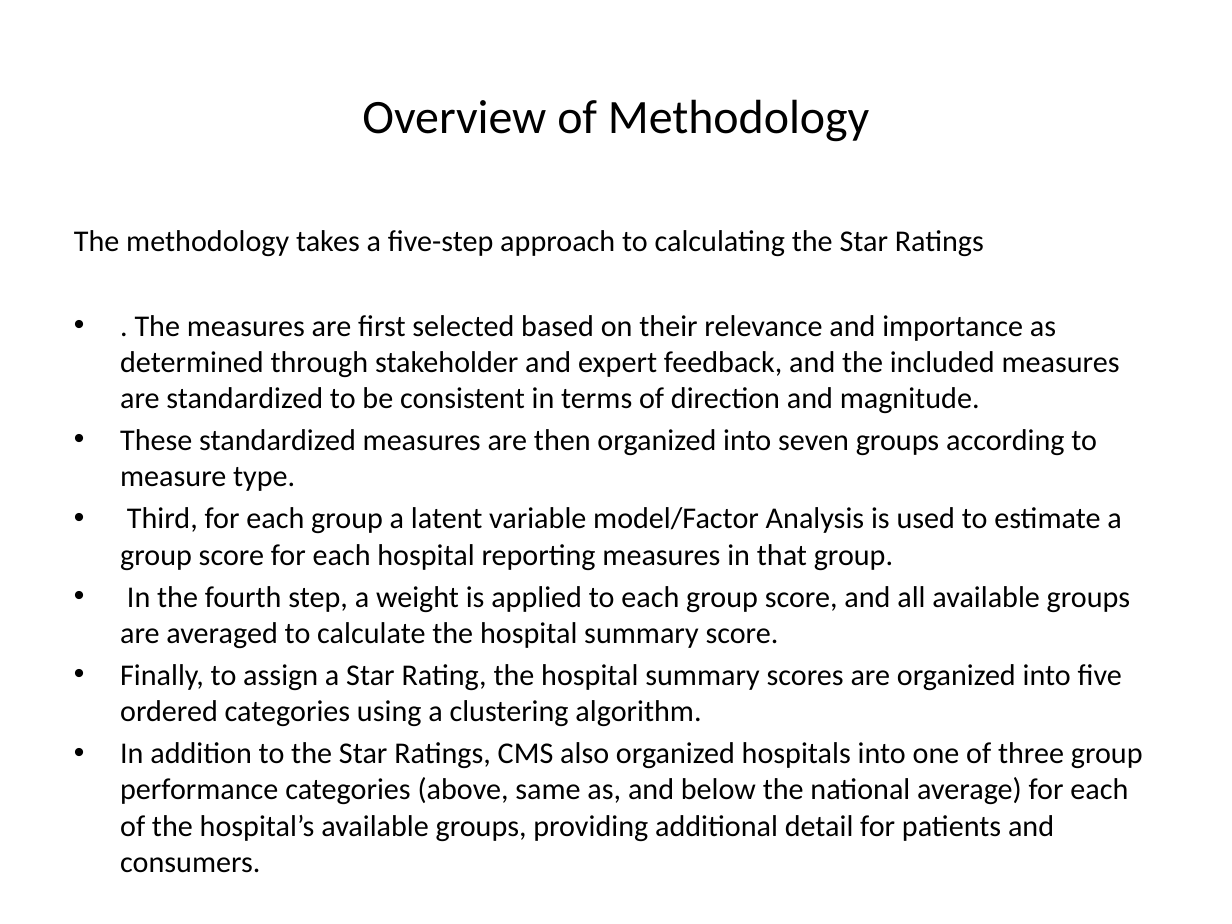
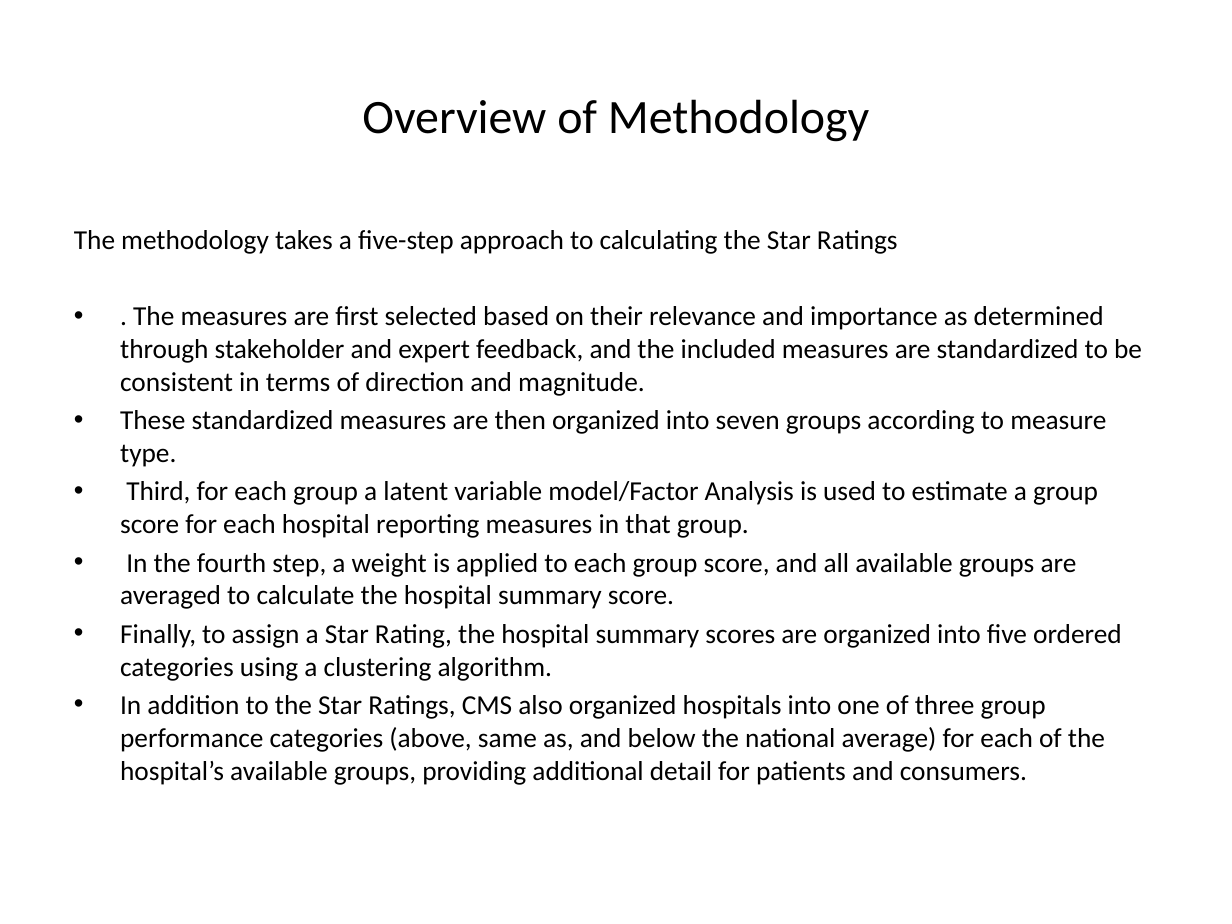
Before and after one commit to Prathyusha-Akundi/CMS_Hospital_Rating, a slide deck: slide 8 of CMS STAR-RATING.pptx. Drawn at 1232x924 pixels with LibreOffice and Linux fonts; fonts in the diff are those of the drawing. Boxes give left, top, right and bottom in pixels: in the first picture for what was removed or moved away, otherwise in the second. Text is boxed around its words. In the diff, an @@ line names an element or a change of style, - is before the commit and + after.

Commit message:
formatting

```diff
--- a/CMS STAR-RATING.pptx
+++ b/CMS STAR-RATING.pptx
@@ text "The methodology takes a five-step ..." at [74,230,1142,785]: size 17.6 to 16 pt @@
```
Also in this commit, not shown: 11 other slides changed, 3 slides added.
